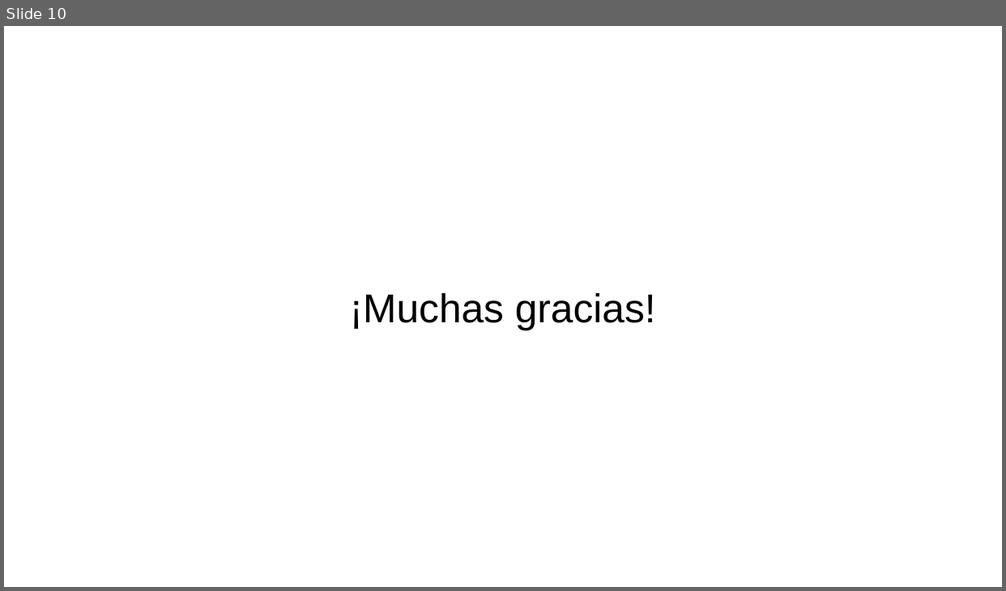
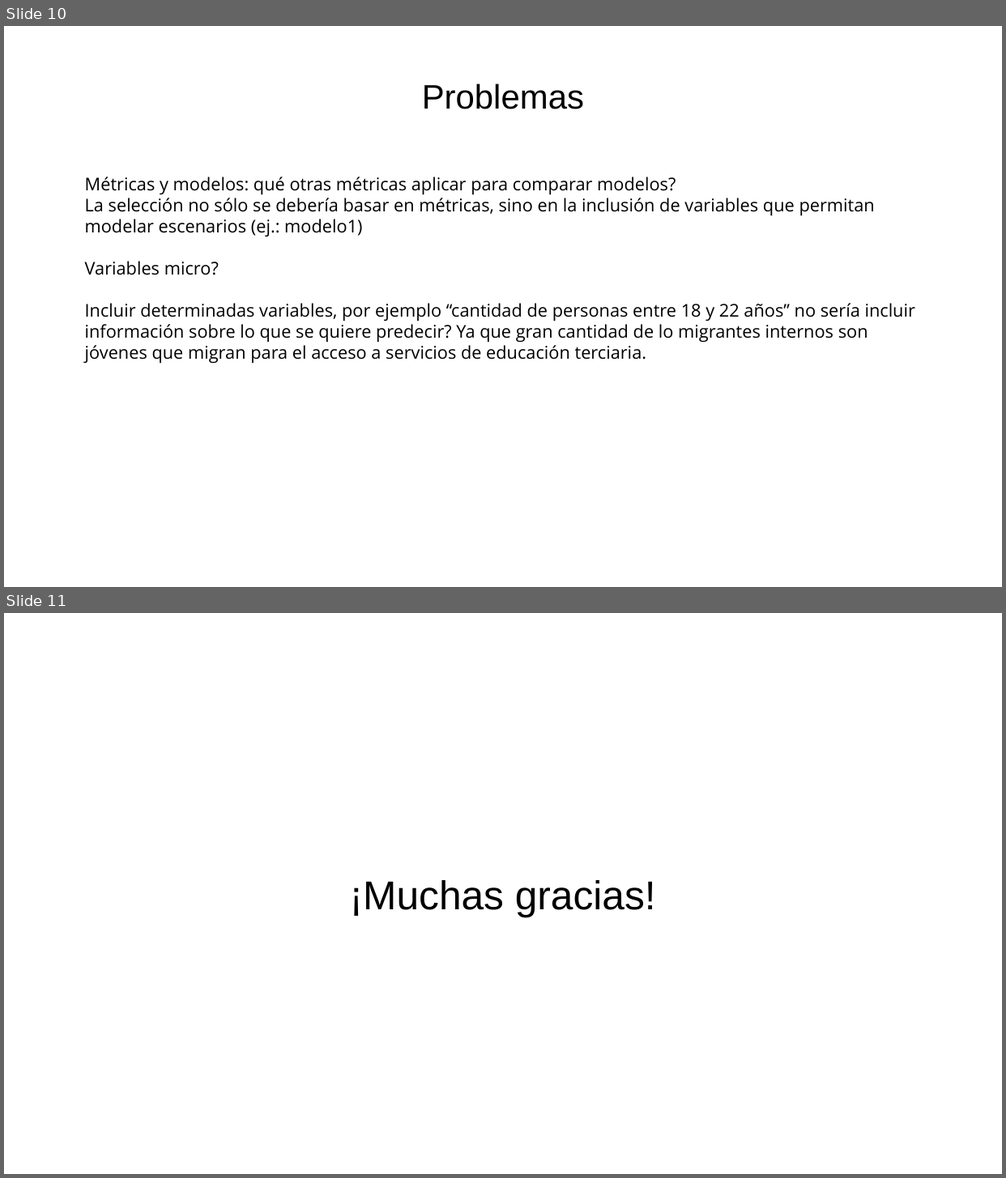
Before and after one commit to guillermodangelo/tesis, a slide deck: presentacion_dic2021.odp. Shown one above the other, each under a label of ours: slide 10 before the commit, slides 10 and 11 after it. The pictures are 1006x591 and 1006x1178 pixels, drawn with LibreOffice and Linux fonts; fonts in the diff are those of the drawing. Boxes give left, top, right and bottom in pixels: in the first picture for what was removed or moved away, otherwise in the second. Text is boxed around its words. In the diff, an @@ line names an element or a change of style, - is before the commit and + after.

```diff
--- a/presentacion_dic2021.odp
+++ b/presentacion_dic2021.odp
@@ slide 10 added at [4, 26, 1002, 587], background #FFFFFF @@
@@ title added at [422, 84, 584, 109], 27 pt, text #000000 @@
+Problemas
@@ text added at [85, 177, 915, 364], 14 pt, text #000000 @@
+Métricas y modelos: qué otras métricas aplicar para comparar modelos?
+La selección no sólo se debería basar en métricas, sino en la inclusión de variables que permitan modelar escenarios (ej.: modelo1)
+Variables micro?
+Incluir determinadas variables, por ejemplo “cantidad de personas entre 18 y 22 años” no sería incluir información sobre lo que se quiere predecir? Ya que gran cantidad de lo migrantes internos son jóvenes que migran para el acceso a servicios de educación terciaria.
@@ what was slide 10 is now slide 11 @@
```
Also in this commit, not shown: 3 slides changed, 1 other file.
